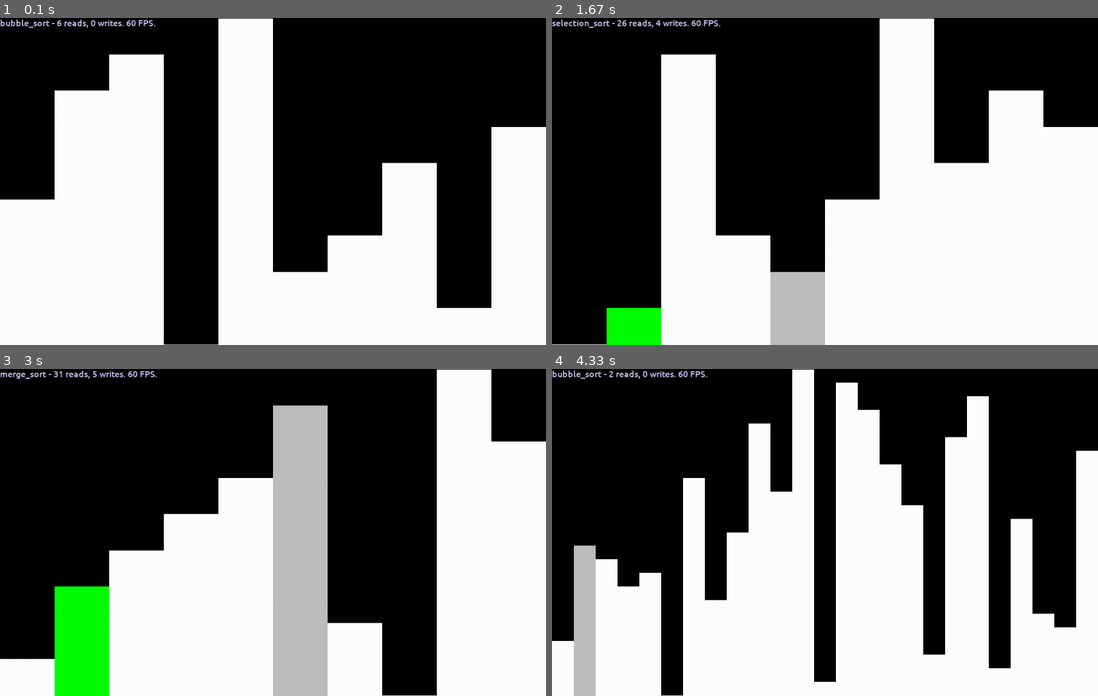
Above: before the commit, frames 1-4 (two rows, left to right).
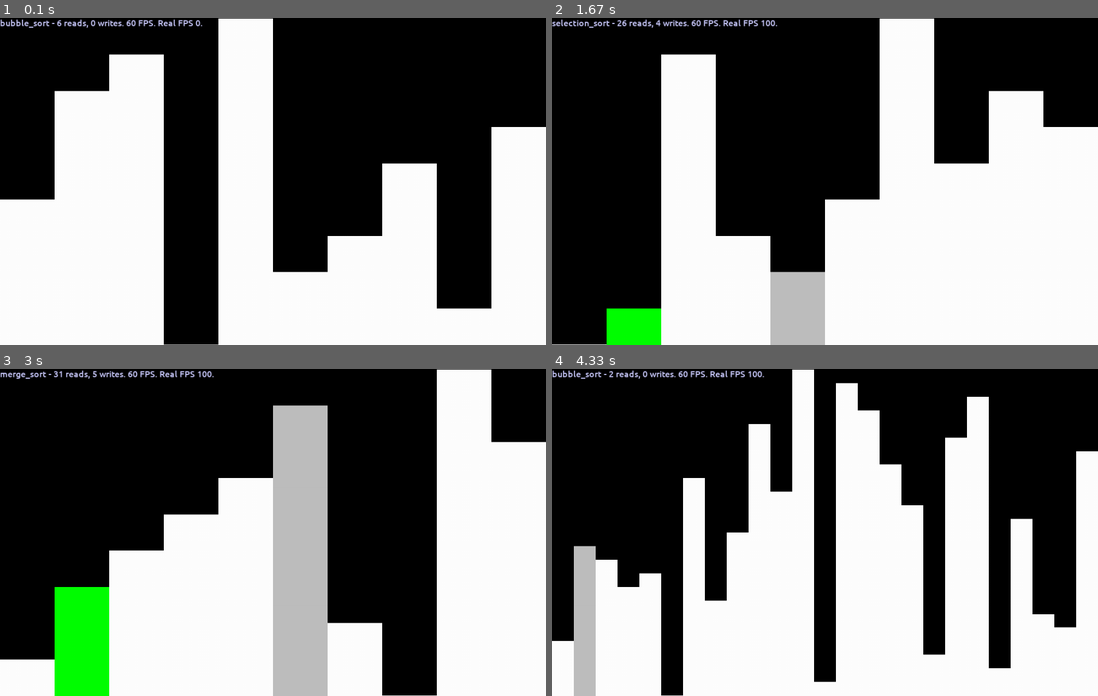
Above: after the commit, the same moments.

Repository: MichaelLesirge/intermediate-programming-class
Game: pygame game, started from sorting/visualizer.py
Two runs of this game, one before a commit and one after it. Both use one fixed random seed, a clock stepped at 60 frames per second and the inputs below.
Inputs:
- Up to frame 1 (0.1 s): no input
- Up to frame 2 (1.67 s): hold Right 0.33-0.8 s; hold Up 0.83-1.13 s; hold Right 1.17-1.63 s
- Up to frame 3 (3 s): hold Down 1.67-1.97 s; hold Up 2-2.37 s; hold Right from 2.4 s (still down)
- Up to frame 4 (4.33 s): release Right at 3.03 s; hold Down 3.07-3.43 s; hold Right 3.47-3.93 s; hold Up 3.97-4.27 s; hold Right from 4.3 s (still down)

The runs differ from the first frame. In frame 1, 0.2% of the frame differs, in the area x 10-90%, y 0-89%; in frame 2, 0.2%; in frame 3, 0.2%; in frame 4, 0.3%, in the area x 4-100%, y 0-75%.

Commit message:
optimizations

Diff:
--- a/sorting/visualizer.py
+++ b/sorting/visualizer.py
@@ -31,9 +31,8 @@
 
     FPS_CHANGE = 0.5
 
-# TODO id all values in array (inherit from int) and then always have smooth mode and go back to storing rects in dict
 class SortDisplayArray(list):
-    def __init__(self, array: list, update_func = lambda s: None):
+    def __init__(self, array: list[int], update_func = lambda s: None):
         super().__init__(array)
         self.reads = 0
         self.writes = 0
@@ -50,17 +49,20 @@
 
         self.marks: dict[int, pygame.Color] = {}
 
-        self.rect_key: dict[int, pygame.Rect] = {value: self.make_value_rect(value, index) for index, value in enumerate(self)}
+        self.rect = pygame.Rect(0, 0, (self.width_unit), Config.HEIGHT_MAX)
 
-    def make_value_rect(self, index: int, value: int) -> pygame.Rect:
-        # height = Config.SCREEN_HEIGHT - value * self.height_unit
-        height = Config.HEIGHT_MAX - value * self.height_unit
-        return pygame.Rect((self.width_unit * index), height, self.width_unit, Config.SCREEN_HEIGHT)
+    def get_rect(self, index, value):
+        # cant use setdefault since it would always still makes the new rect
+
+        # if value not in self.rect_key: self.rect_key[value] = self.make_rect_value(index, value)
+        self.rect.x = (self.width_unit * index)
+        self.rect.y = Config.SCREEN_HEIGHT - (Config.HEIGHT_MIN + self.height_unit * value)
+        return self.rect
 
     def draw_all(self, screen: pygame.Surface) -> None:
         highlighted_indexes = {value: key for key, value in self.marks.items()}
         for index, value in enumerate(self):
-            pygame.draw.rect(screen, highlighted_indexes.get(index, Config.DEFAULT_BLOCK_COLOR), self.make_value_rect(index, value))
+            pygame.draw.rect(screen, highlighted_indexes.get(index, Config.DEFAULT_BLOCK_COLOR), self.get_rect(index, value))
 
     def __getitem__(self, index):
         self.reads += 1
@@ -102,7 +104,7 @@
         for sorter in Config.SORTING_ALGORITHMS:
             fps_adjuster = fps_adjuster_default
 
-            def update_screen(display_array):
+            def update_screen(display_array: SortDisplayArray):
                 nonlocal fps_adjuster
 
                 for event in pygame.event.get():
@@ -119,7 +121,7 @@
 
                 fps = int(Config.BASE_FPS * fps_adjuster) if fps_adjuster else 1
 
-                fps_data =  f"{fps} FPS" + ("" if fps_adjuster in (0, 1) else f" ({fps_adjuster}x speed)") + ("" if clock.get_fps() - fps > -200 else f". Real FPS {int(round(clock.get_fps(), -2))}") + "."
+                fps_data =  f"{fps} FPS" + ("" if fps_adjuster in (0, 1) else f" ({fps_adjuster}x speed)") + ("" if fps - clock.get_fps() > 100 else f". Real FPS {int(round(clock.get_fps(), -2))}") + "."
                 text = font.render(f"{sorter.__name__} - {display_array.reads} reads, {display_array.writes} writes. {fps_data}", True, (200, 200, 250))
                 text_rect = text.get_rect()
 
